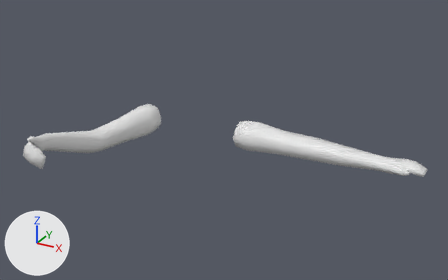
The glTF model scenes/player/player.glb: old version first, new version second.
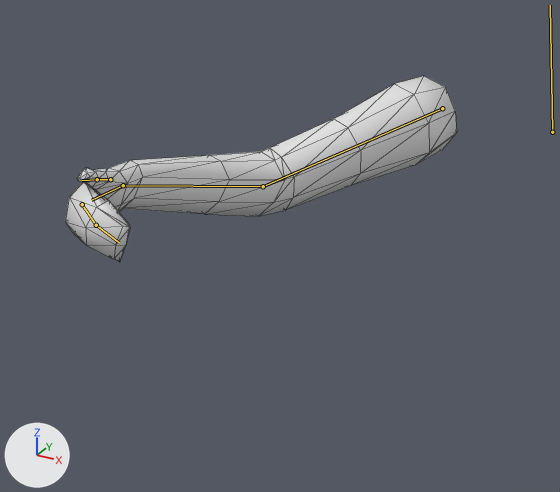
Each version is shown whole from a camera (50 mm lens) standing at (10.15, -16.46, 7.86) and looking at (2.35, -2.26, 0.76), then close up on the part from 0% to 44% of the width and 27% to 89% of the height. Lighting does not change. The marker at lower left points along +X, +Y and +Z. Both versions are drawn at frame 10 of the action 'Idle.Pistol'; the numbers are the values there. The bones that bend it are drawn over the model as lines in the close-ups. The close-ups show mesh edges as thin lines.

The first close-up shows 'Arms'.
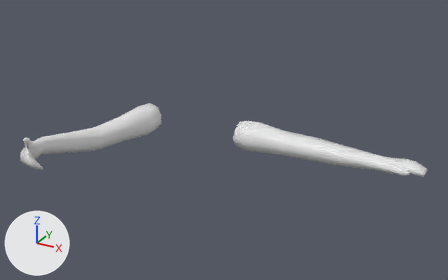
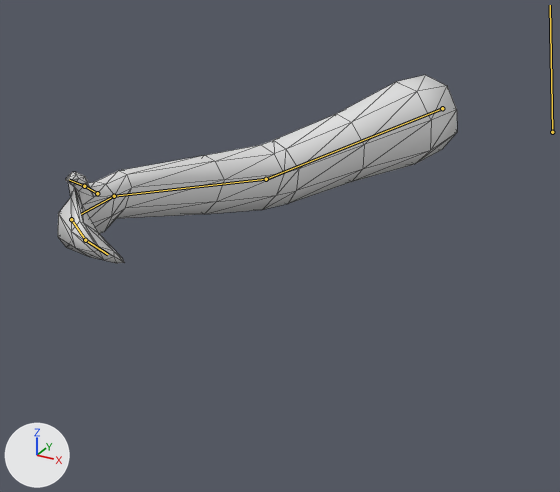
What the commit changed:
Bone 'Bicep.R' (bone_bicep_r) turns from (-11, 60, 64) to (-6, 61, 71) degrees about its own x, y and z.
Bone 'Forearm.R' (bone_forearm_r) turns from (0, 0, 28) to (0, 0, 18) degrees about its own x, y and z.
Bone 'HandMid.R' (bone_handmid_r) turns from (-68, 1, -9) to (-71, 10, -34) degrees about its own x, y and z.
Bone 'Handtop.R' (bone_handtop_r) turns from (0, 0, 0) to (0, 17, 0) degrees about its own x, y and z.
Bone 'ThumbBase.R' (bone_thumbbase_r) turns from (5, -4, 11) to (11, -11, 28) degrees about its own x, y and z.

Pixel boxes (x1, y1, x2, y2) of what changed, in the close-ups (560 x 492 px):
'Arms', posed: before (65, 76, 457, 262); after (58, 75, 457, 263)
bone 'Bicep.R', root to tip: before (442, 108) to (263, 186); after (442, 108) to (266, 179)
bone 'Forearm.R', root to tip: before (263, 186) to (123, 185); after (266, 179) to (114, 196)
bone 'HandMid.R', root to tip: before (82, 204) to (96, 225); after (71, 219) to (85, 240)
bone 'Handtop.R', root to tip: before (96, 225) to (119, 242); after (85, 240) to (108, 254)
bone 'ThumbBase.R', root to tip: before (110, 179) to (97, 179); after (97, 193) to (84, 186)
